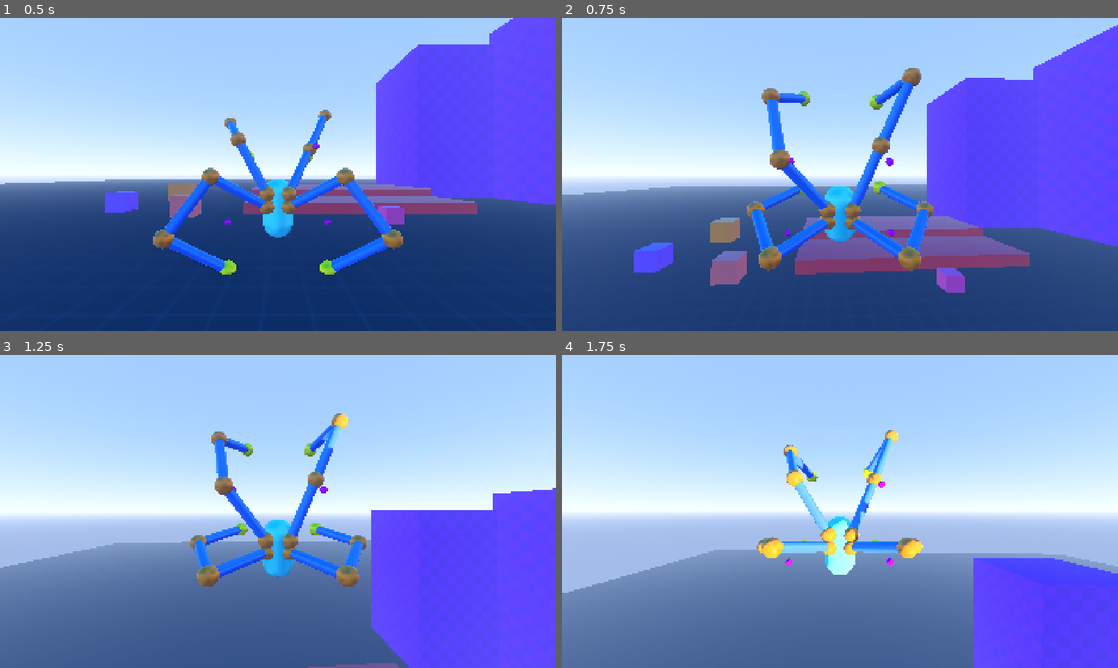
Above: before the commit, frames 1-4 (two rows, left to right).
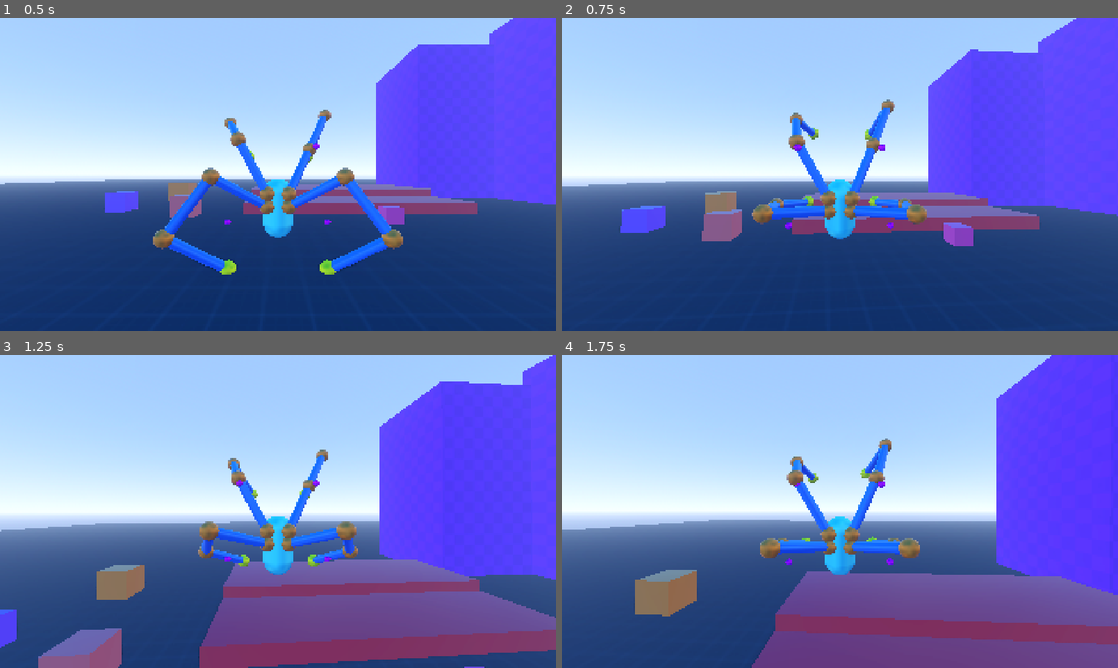
Above: after the commit, the same moments.

Repository: lliamsymonds04/doc-oc
Game: Godot game, scene res://main.tscn
The game is run twice, just before and just after one commit, with the same random seed, the same clock (stepped at 60 frames per second) and the same inputs.
Inputs (mouse positions are in pixels of both pictures, inside the frame that each line leads up to):
- Up to frame 1 (0.5 s): no input
- Up to frame 2 (0.75 s): move the mouse to (867, 174) at 0.52 s; hold W (forward) from 0.53 s (still down); tap Space (jump) at 0.6 s
- Up to frame 3 (1.25 s): keep holding W (forward); tap Space (jump) at 0.77, 1.07 s
- Up to frame 4 (1.75 s): keep holding W (forward); move the mouse to (812, 511) at 1.27 s; tap Space (jump) at 1.35, 1.52 s

Frame 1 is identical in both runs. In frame 2, 24% of the frame differs, in the area x 0-100%, y 0-88%; in frame 3, 54%; in frame 4, 57%, in the area x 0-100%, y 0-100%.

Commit message:
feat: jump charge

Diff:
--- a/systems/player/player_controller.gd
+++ b/systems/player/player_controller.gd
@@ -3,7 +3,6 @@
 
 
 @export var speed = 5.0
-@export var jump_velocity = 10.0
 @export var turn_speed = 10.0
 @export var arm_mounts: Array[ArmMount] = []
 @export var leg_mounts: Array[ArmMount] = []
@@ -30,6 +29,11 @@
 @export var air_accel: float = 5.0
 @export var air_speed: float = 5.0
 
+@export_category("Jump")
+@export var jump_vertical_velocity = 20.0
+@export var jump_horizontal_velocity = 30.0
+@export var max_jump_hold_time = 1.2
+@export var min_jump_charge = 0.5
 
 @onready var arms: Array[BasicArm] = []
 @onready var tilt_pivot: Node3D = $TiltPivot
@@ -43,8 +47,6 @@
 var _current: PlayerState
 
 var mount_prober: MountProber
-
-var body_y_offset = (min_y_offset + max_y_offset)/2.0
 
 func _ready() -> void:
 	for mount in arm_mounts + leg_mounts:
--- a/systems/player/states/grounded_state.gd
+++ b/systems/player/states/grounded_state.gd
@@ -7,11 +7,18 @@
 const TILT_SPEED := 1.0
 
 var grounded_debounce := 0.0
+var is_holding_jump := false
+var jump_hold_time := 0.0
+var body_y_offset := 0.0
 
 func enter() -> void:
+	var p := player
+
 	grounded_debounce = GROUNDED_DEBOUNCE_TIME
+	jump_hold_time = 0.0
+	is_holding_jump = false
+	body_y_offset = (p.min_y_offset + p.max_y_offset) / 2.0
 
-	var p := player
 	for mount in p.leg_mounts:
 		mount.set_apply_floor(true)
 
@@ -48,8 +55,6 @@
 	_update_legs(dt)
 	_update_arms(dt)
 
-	_update_body_y_offset(dt)
-
 	p.mount_prober.try_mount_wall(input_dir, p.velocity)
 
 	if p.wall_climb_debounce > 0.0:
@@ -61,10 +66,25 @@
 			for mount in p.arm_mounts:
 				mount.set_apply_floor(true)
 
+	if is_holding_jump:
+		jump_hold_time += dt
+		body_y_offset = 0.5
+	else:
+		_calculate_y_body_offset()
+
+	_update_body_y_offset(dt)
+
 	if Input.is_action_just_pressed("jump"):
-		p.velocity.y = p.jump_velocity
+		is_holding_jump = true
+		jump_hold_time = 0.0
+
+	if Input.is_action_just_released("jump"):
+		var charge_f = min(jump_hold_time/p.max_jump_hold_time, 1.0)
+		var jump_charge = lerp(p.min_jump_charge, 1.0, charge_f)
+
+		p.velocity.y = p.jump_vertical_velocity * jump_charge
+		p.velocity += direction * p.jump_horizontal_velocity * jump_charge
 		p.set_state(p.StateID.AIR)
-
 
 func _update_tilt(dt: float) -> void:
 	var p := player
@@ -136,21 +156,23 @@
 
 	return total_y / grounded_legs
 
-func _update_body_y_offset(dt:float) -> void:
+func _calculate_y_body_offset() -> void:
 	var p := player
 
-	#calculate camera pitch
 	var camera_pitch = p.camera_controller.rotation_degrees.x
 	var effective_pitch = camera_pitch - p.neutral_pitch
 	if abs(effective_pitch) > p.min_height_change_look_threshold:
-		var goal_y_offset = p.max_y_offset if effective_pitch > 0 else p.min_y_offset
-		p.body_y_offset = lerp(p.body_y_offset, goal_y_offset, dt * p.height_change_rate)
+		body_y_offset = p.max_y_offset if effective_pitch > 0 else p.min_y_offset
+
+
+func _update_body_y_offset(dt:float) -> void:
+	var p := player
 
 	var average_y = _calculate_average_target_y()
 	if average_y == null:
 		return
 
-	var goal_y = average_y + p.body_y_offset
+	var goal_y = average_y + body_y_offset
 	var current_y = p.global_position.y
 	var height_error = goal_y - current_y
 	var target_y_vel = height_error * p.hover_speed
